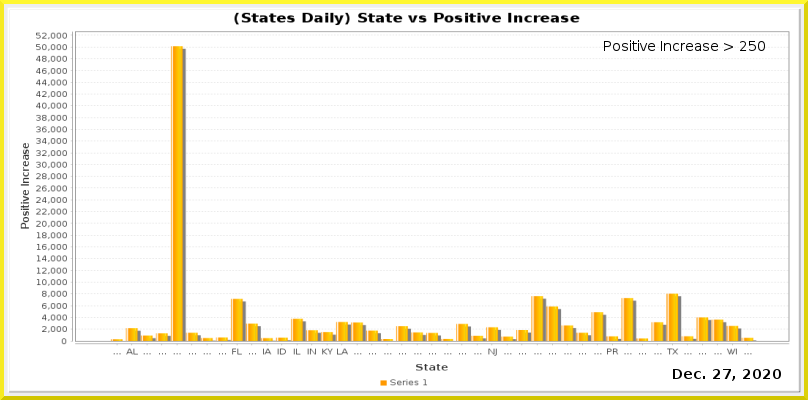
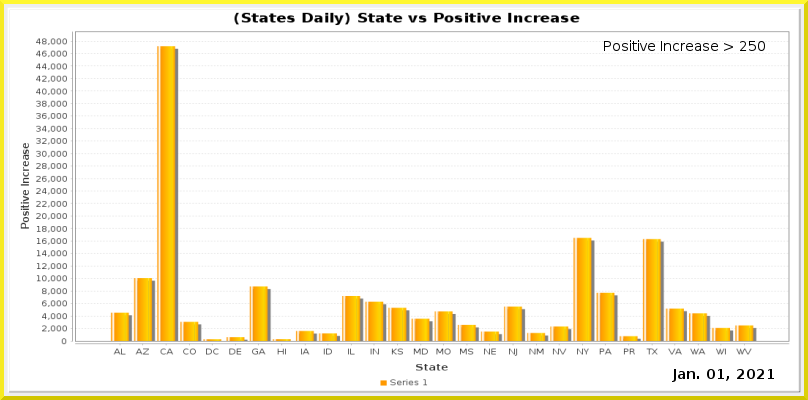
Layer changes from the first 808 x 400 image to the second:
painted on "Current Date" over [left=672, top=369, right=781, bottom=382]
painted on "Date_vs_TestIncrease.png" over [left=36, top=32, right=789, bottom=356]
